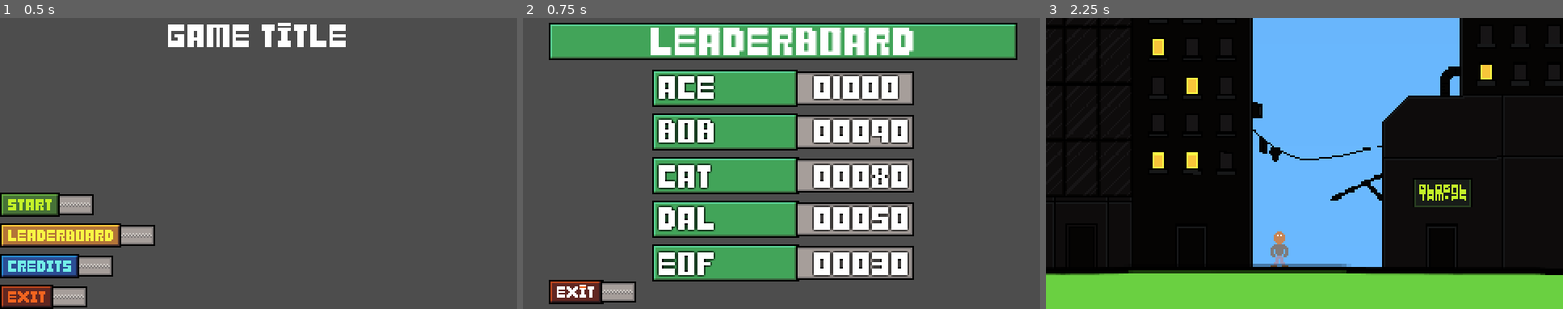
Above: before the commit, frames 1-3 (left to right).
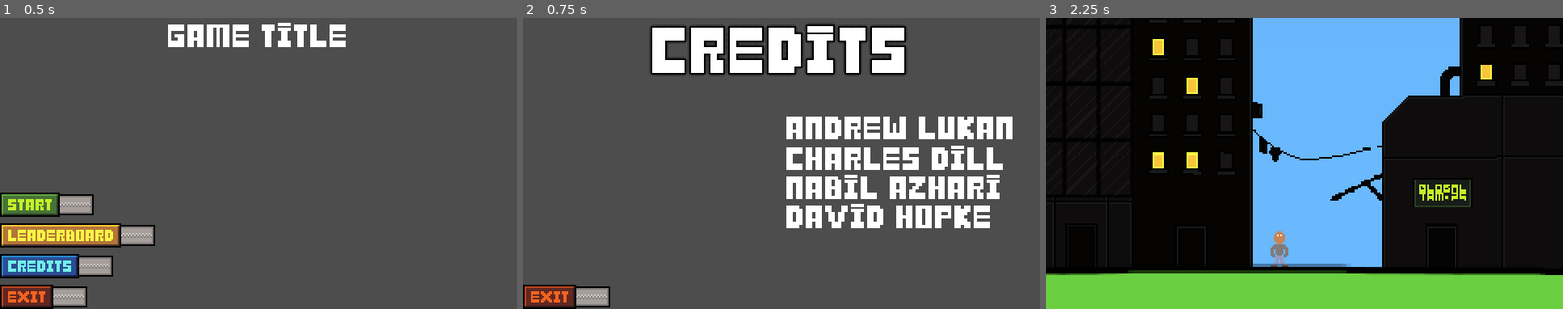
Above: after the commit, the same moments.

Repository: eagle-eye-scouter/GGJ_BubbleBlowing
Game: Godot game, scene res://scenes/main_menu.tscn
The game is run twice, just before and just after one commit, with the same random seed, the same clock (stepped at 60 frames per second) and the same inputs.
Inputs (mouse positions are in pixels of both pictures, inside the frame that each line leads up to; where the layout moved, square brackets give the same spot in the first picture):
- Up to frame 1 (0.5 s): no input
- Up to frame 2 (0.75 s): click (600, 265) at 0.5 s
- Up to frame 3 (2.25 s): click (1087, 297) [1113, 291] at 1.25 s; click (1123, 204) at 2 s

Frame 1 is identical in both runs. In frame 2, 45% of the frame differs, in the area x 0-96%, y 1-100%; in frame 3, nothing differs.

Commit message:
Created Credits Screen

Diff:
--- /dev/null
+++ b/credits.gd
@@ -0,0 +1,15 @@
+extends Control
+
+
+# Called when the node enters the scene tree for the first time.
+func _ready() -> void:
+	pass # Replace with function body.
+
+
+# Called every frame. 'delta' is the elapsed time since the previous frame.
+func _process(delta: float) -> void:
+	pass
+
+
+func _on_texture_button_pressed() -> void:
+	get_tree().change_scene_to_file("res://scenes/main_menu.tscn")
--- /dev/null
+++ b/scenes/credits.tscn
@@ -0,0 +1,84 @@
+[gd_scene load_steps=5 format=3 uid="uid://d0syfmxaqmhu0"]
+
+[ext_resource type="FontFile" uid="uid://bgcbrfthfm6i2" path="res://fonts/Bubblegum.ttf" id="1_nurcu"]
+[ext_resource type="Script" path="res://credits.gd" id="1_tjd31"]
+[ext_resource type="Texture2D" uid="uid://dciiike1b5yla" path="res://assets/sprites/UI/red_default.png" id="2_b4eja"]
+[ext_resource type="Texture2D" uid="uid://bbgmsg4814thb" path="res://assets/sprites/UI/red_clicked.png" id="3_ikf8u"]
+
+[node name="Credits" type="Control"]
+layout_mode = 3
+anchors_preset = 15
+anchor_right = 1.0
+anchor_bottom = 1.0
+grow_horizontal = 2
+grow_vertical = 2
+script = ExtResource("1_tjd31")
+
+[node name="LabelTitle" type="Label" parent="."]
+layout_mode = 1
+anchors_preset = 5
+anchor_left = 0.5
+anchor_right = 0.5
+offset_left = -80.0
+offset_top = 14.0
+offset_right = 80.0
+offset_bottom = 46.0
+grow_horizontal = 2
+theme_override_constants/outline_size = 5
+theme_override_constants/shadow_outline_size = 0
+theme_override_fonts/font = ExtResource("1_nurcu")
+theme_override_font_sizes/font_size = 32
+text = "Credits"
+
+[node name="TextureButton" type="TextureButton" parent="."]
+layout_mode = 1
+anchors_preset = 2
+anchor_top = 1.0
+anchor_bottom = 1.0
+offset_top = -15.0
+offset_right = 54.0
+grow_vertical = 0
+texture_normal = ExtResource("2_b4eja")
+texture_pressed = ExtResource("3_ikf8u")
+
+[node name="LabelCredits1" type="Label" parent="."]
+layout_mode = 0
+offset_left = 163.0
+offset_top = 65.0
+offset_right = 305.0
+offset_bottom = 88.0
+theme_override_fonts/font = ExtResource("1_nurcu")
+theme_override_font_sizes/font_size = 16
+text = "Andrew Lukan"
+
+[node name="LabelCredits2" type="Label" parent="."]
+layout_mode = 0
+offset_left = 163.0
+offset_top = 84.0
+offset_right = 305.0
+offset_bottom = 107.0
+theme_override_fonts/font = ExtResource("1_nurcu")
+theme_override_font_sizes/font_size = 16
+text = "Charles Dill"
+
+[node name="LabelCredits3" type="Label" parent="."]
+layout_mode = 0
+offset_left = 163.0
+offset_top = 102.0
+offset_right = 305.0
+offset_bottom = 125.0
+theme_override_fonts/font = ExtResource("1_nurcu")
+theme_override_font_sizes/font_size = 16
+text = "Nabil Azhari"
+
+[node name="LabelCredits4" type="Label" parent="."]
+layout_mode = 0
+offset_left = 163.0
+offset_top = 120.0
+offset_right = 305.0
+offset_bottom = 143.0
+theme_override_fonts/font = ExtResource("1_nurcu")
+theme_override_font_sizes/font_size = 16
+text = "David Hopke"
+
+[connection signal="pressed" from="TextureButton" to="." method="_on_texture_button_pressed"]
--- a/scripts/main_menu.gd
+++ b/scripts/main_menu.gd
@@ -10,7 +10,7 @@
 	get_tree().change_scene_to_file("res://scenes/scoreboard.tscn")
 
 func _on_texture_button_credits_pressed() -> void:
-	get_tree().change_scene_to_file("res://scenes/scoreboard.tscn")
+	get_tree().change_scene_to_file("res://scenes/credits.tscn")
 
 func _on_texture_button_exit_pressed() -> void:
 	get_tree().quit()
